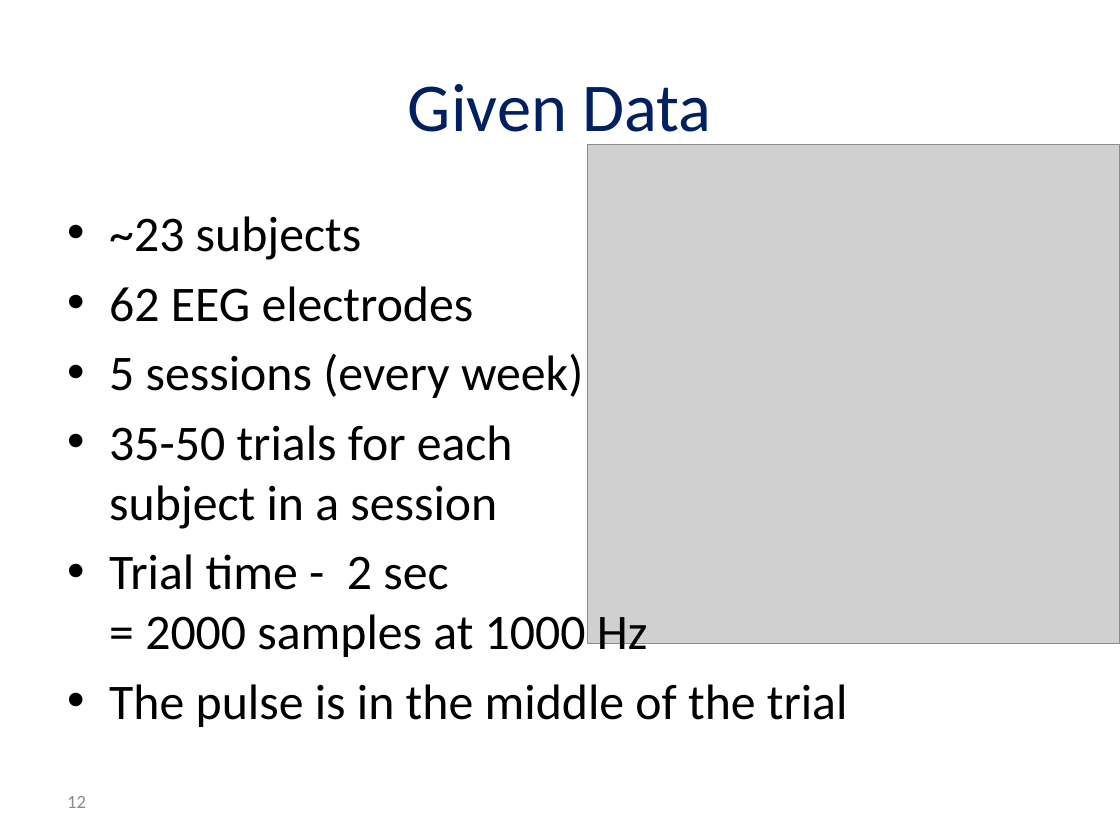
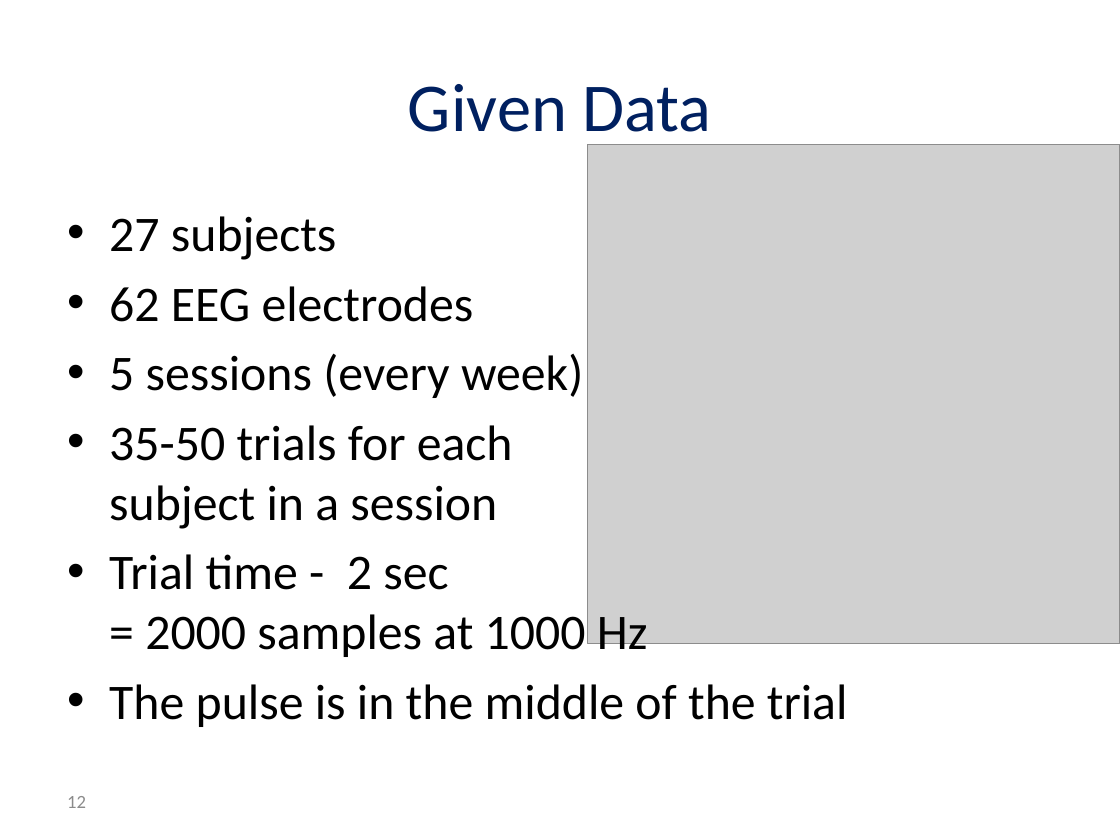
Before and after one commit to reggevlivney/BrainSway, a slide deck: slide 12 of Project_Midterm_Presentation.pptx. Drawn at 1120x840 pixels with LibreOffice and Linux fonts; fonts in the diff are those of the drawing; grey boxes stand for pictures; background and template pictures are left out. Boxes give left, top, right and bottom in pixels: in the first picture for what was removed or moved away, otherwise in the second. Text is boxed around its words. In the diff, an @@ line names an element or a change of style, - is before the commit and + after.

```diff
--- a/Project_Midterm_Presentation.pptx
+++ b/Project_Midterm_Presentation.pptx
@@ text at (109, 216, 337, 260): text changed @@
-• ~23 subjects
+• 27 subjects
```
Also in this commit, not shown: 3 other slides changed.
